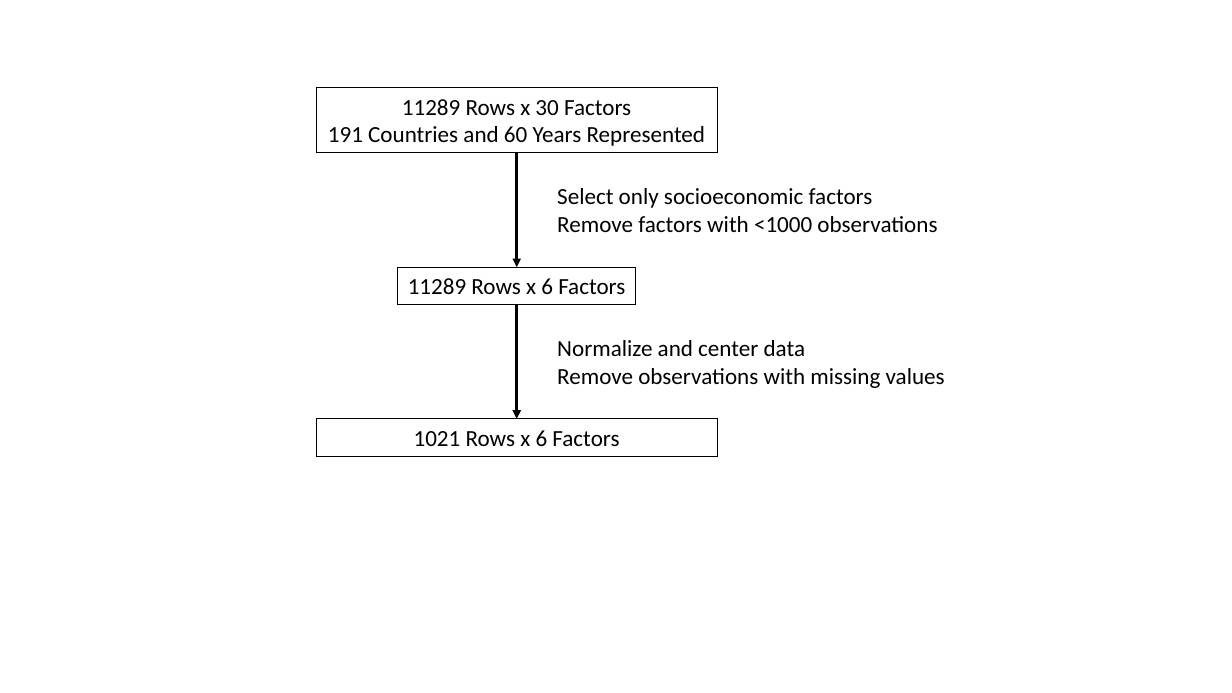
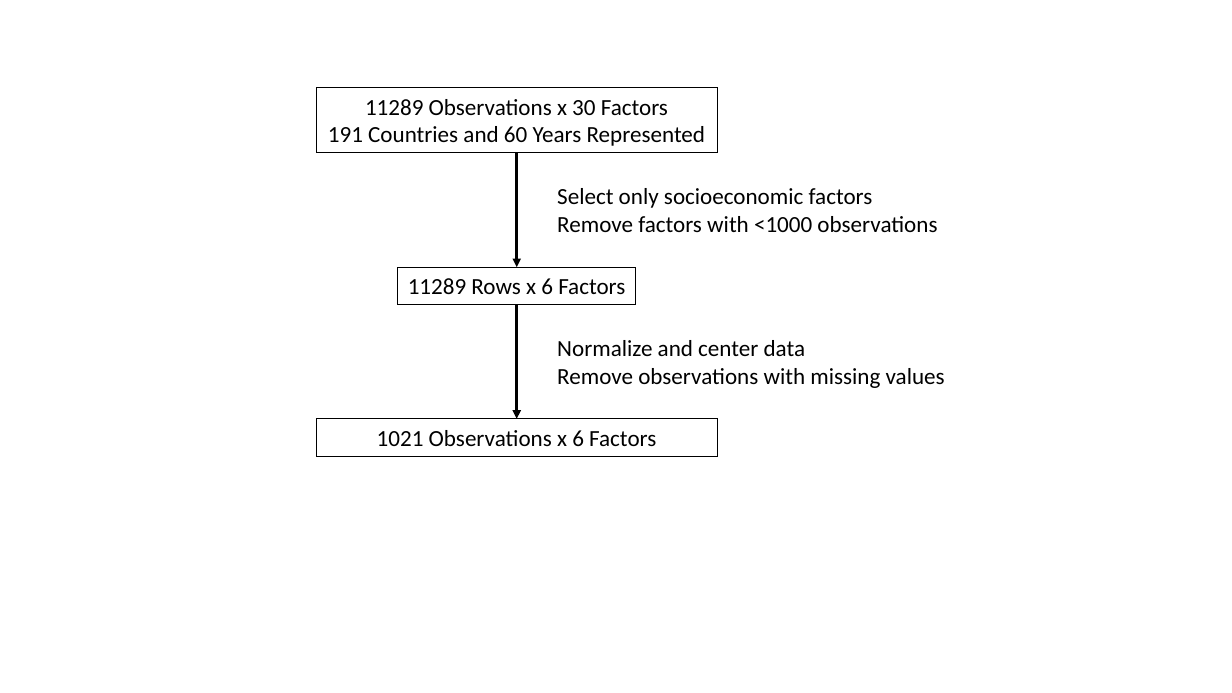
Before and after one commit to PayneLab/vaccine_reevaluation, a slide deck: slide 1 of figures/Example Suplemental Diagram of Data Loss.pptx. Drawn at 1232x693 pixels with LibreOffice and Linux fonts; fonts in the diff are those of the drawing. Boxes give left, top, right and bottom in pixels: in the first picture for what was removed or moved away, otherwise in the second. Text is boxed around its words. In the diff, an @@ line names an element or a change of style, - is before the commit and + after.

```diff
--- a/figures/Example Suplemental Diagram of Data Loss.pptx
+++ b/figures/Example Suplemental Diagram of Data Loss.pptx
@@ text in rectangle at (365,99,668,115): text changed @@
-11289 Rows x 30 Factors
+11289 Observations x 30 Factors
@@ text in rectangle at (377,430,656,446): text changed @@
-1021 Rows x 6 Factors
+1021 Observations x 6 Factors
```
Also in this commit, not shown: 6 slides added.
